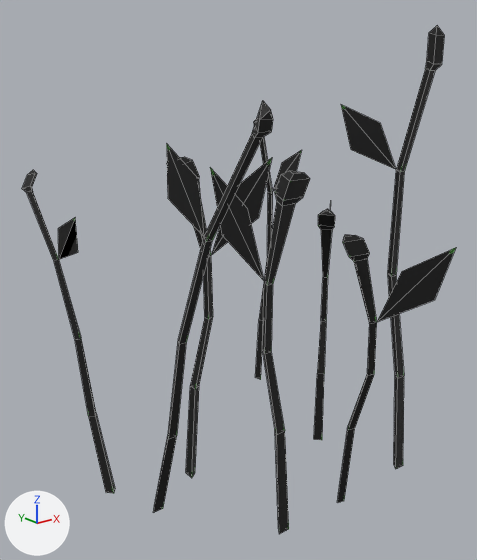
Two versions of the FBX model Atlas/Assets/Art/Models/Plant/Poppy/Poppy_1.fbx, one commit apart.
The view is the same before and after, from a camera (50 mm lens) standing at (-0.912, -1.202, 0.868) and looking at (0.045, -0.006, 0.389). Arrows for +X, +Y and +Z are at lower left; the lights stay in place. Mesh edges are drawn as thin lines. Where no turn or scale is listed for an object, it has been applied to the vertices. Vertices at the same position are counted once.

In view in the first picture: 'Poppy_1'.
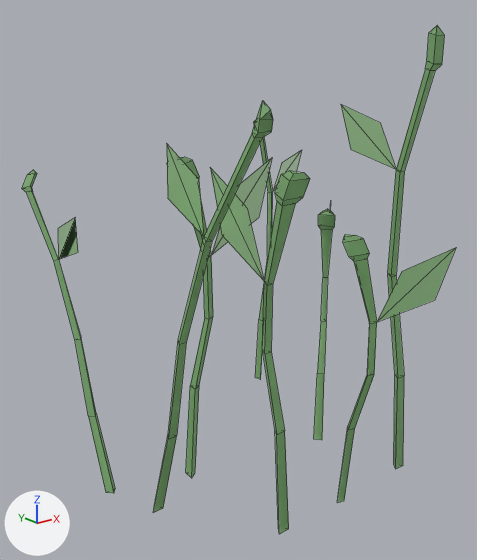
Where the change shows, as pixel boxes (x1, y1, x2, y2) in the pictures (477 x 560 px):
'Poppy_1', surface changed, recoloured (black to green)
    both: (22, 25, 456, 535)

What the commit changed:
Picture 'Poppy_Texture.png' (img_poppy_texture_png) is now built by load_image('Poppy_Texture.png', 'Poppy_Texture.png', 4096, 4096, 'Non-Color') instead of load_image('Poppy_Texture.png', 'Poppy_Texture.png', 4096, 4096, 'sRGB').
Material 'Poppy_Mat.001' (mat_poppy_mat_001) is new.
Uses the picture img_poppy_texture_png.
me_poppy_2 has 208 vertices, 188 faces and spans x -0.32..0.558, y -0.49..0.403, z -0.076..0.961.
me_poppy_2 is used by ob_poppy_1; location (0.0, 0.0, 0.0).
me_poppy_2 no longer uses material mat_poppy_mat (picture img_poppy_texture_png).
me_poppy_2 part 1: texture (UV) coordinates of 188 of 188 faces, centred in x -0.313..0.5, y -0.48..0.403, z 0.011..0.95, changed; they spanned u 0.39..0.49, v 0.38..0.48 and now span u 0.39..0.39, v 0.38..0.39.
me_poppy_2 now uses material mat_poppy_mat_001.
